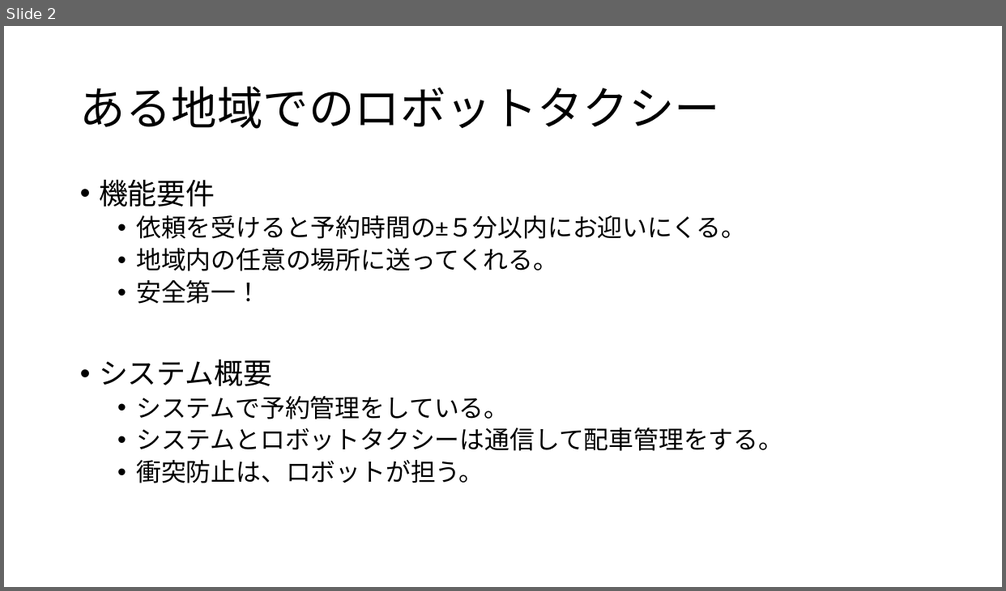
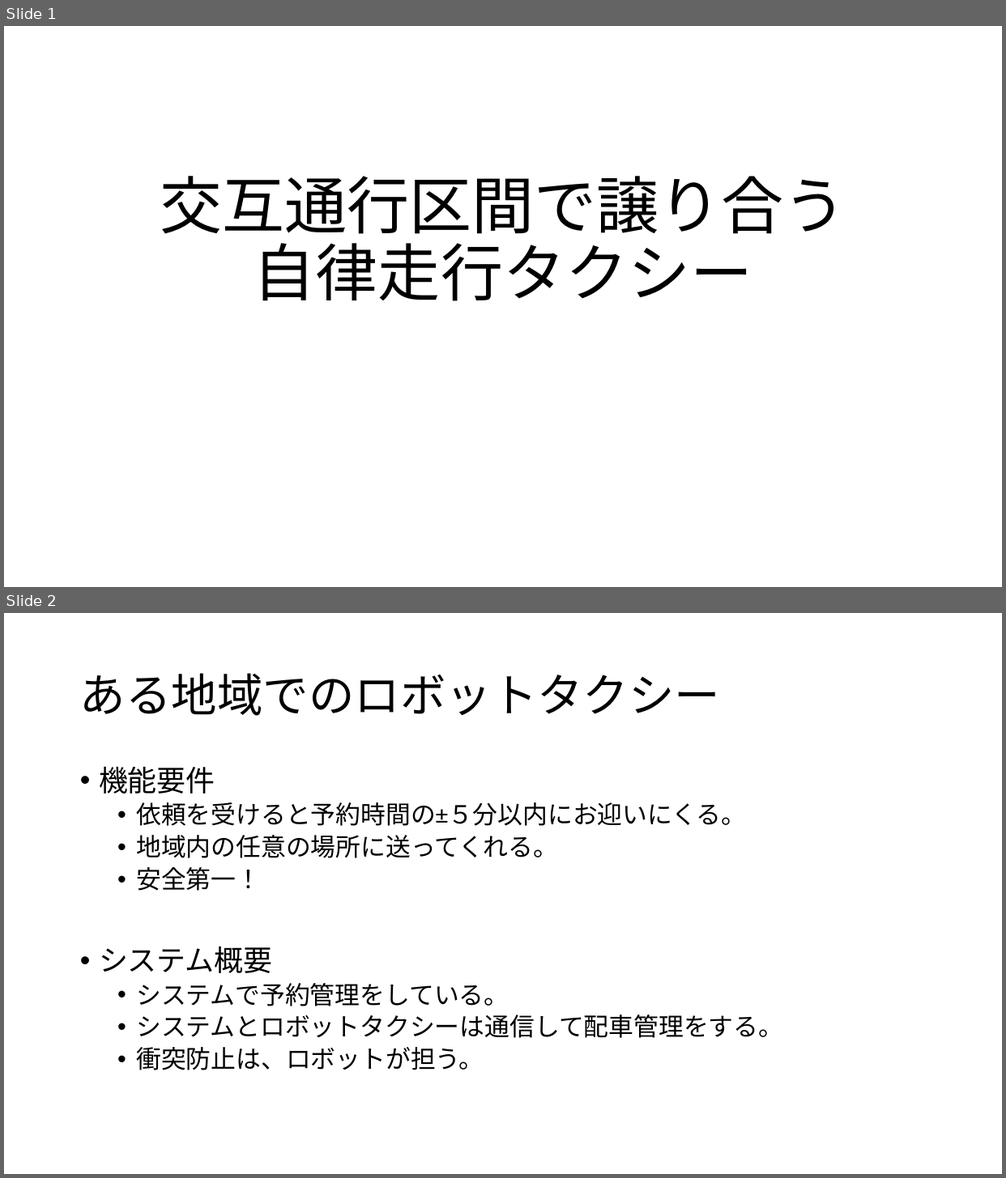
Before and after one commit to nichiyoubi/model_checking_exercise, a slide deck: memo/課題検討hayakawa.pptx. Shown one above the other, each under a label of ours: slide 2 before the commit, slides 1 and 2 after it. The pictures are 1006x591 and 1006x1178 pixels, drawn with LibreOffice and Linux fonts; fonts in the diff are those of the drawing. Boxes give left, top, right and bottom in pixels: in the first picture for what was removed or moved away, otherwise in the second. Text is boxed around its words. In the diff, an @@ line names an element or a change of style, - is before the commit and + after.

```diff
--- a/memo/課題検討hayakawa.pptx
+++ b/memo/課題検討hayakawa.pptx
@@ slide 1 added at bbox=[4, 26, 1002, 587], background #FFFFFF @@
@@ title added at bbox=[160, 176, 846, 301], 60 pt, text #000000 @@
+交互通行区間で譲り合う
+自律走行タクシー
```
Also in this commit, not shown: 2 slides changed, 5 other slides added, 4 slides removed, 1 other file.
